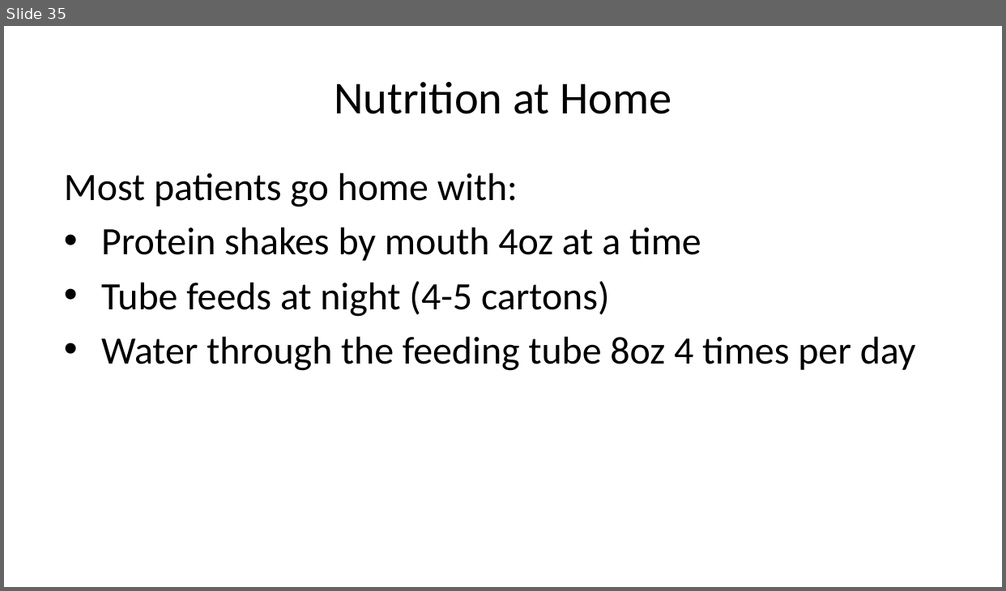
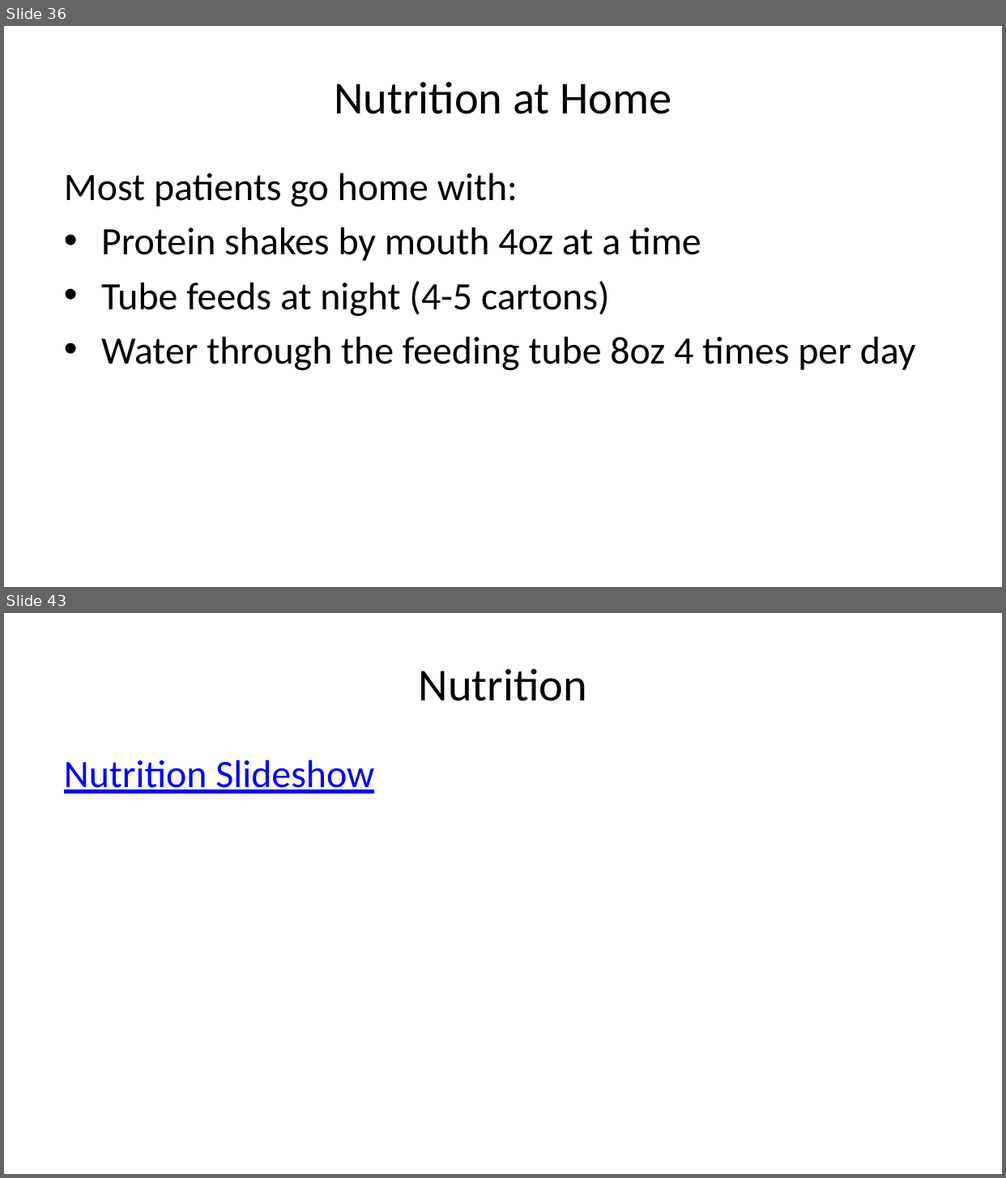
Before and after one commit to jcsalo/patient_education, a slide deck: lci_surgery.pptx. Shown one above the other, each under a label of ours: slide 35 before the commit, slides 36 and 43 after it; the slides between them are not shown. The pictures are 1006x591 and 1006x1178 pixels, drawn with LibreOffice and Linux fonts; fonts in the diff are those of the drawing. Boxes give left, top, right and bottom in pixels: in the first picture for what was removed or moved away, otherwise in the second. Text is boxed around its words. In the diff, an @@ line names an element or a change of style, - is before the commit and + after.

```diff
--- a/lci_surgery.pptx
+++ b/lci_surgery.pptx
@@ slide 43 added at (4, 613, 1002, 1174), background #FFFFFF @@
@@ title added at (419, 669, 587, 701), 33 pt, text #000000 @@
+Nutrition
@@ text added at (64, 760, 374, 794), 28 pt, text #0000FF, underline @@
+Nutrition Slideshow
@@ what was slide 35 is now slide 36 @@
```
Also in this commit, not shown: 2 slides changed, 6 other slides added, 1 slide removed, 38 other files.
